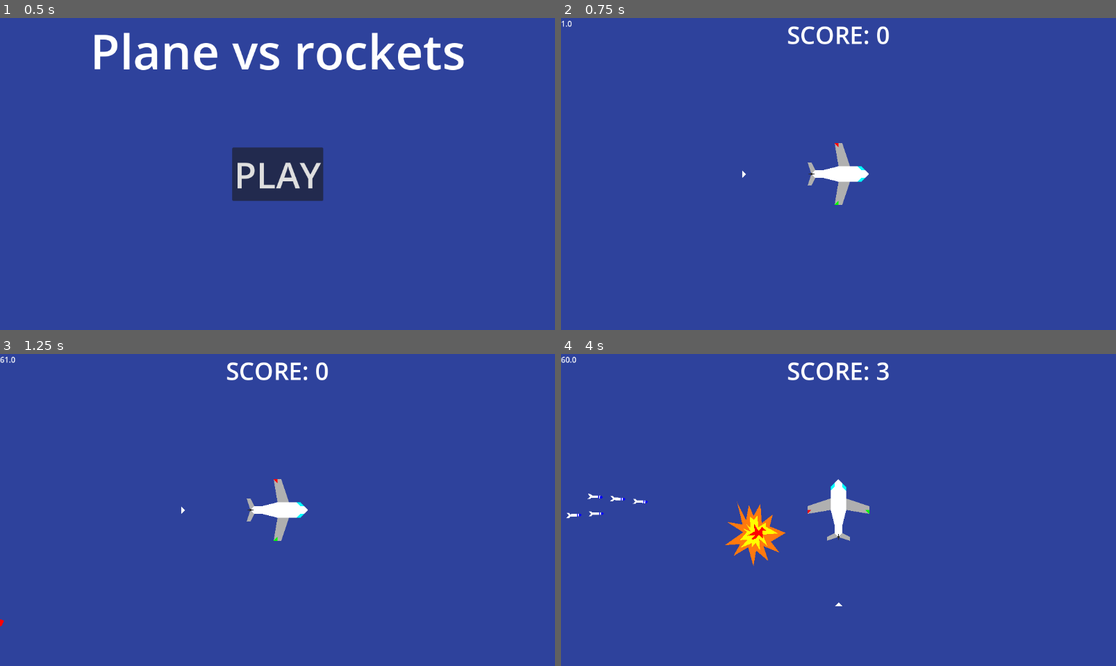
Above: before the commit, frames 1-4 (two rows, left to right).
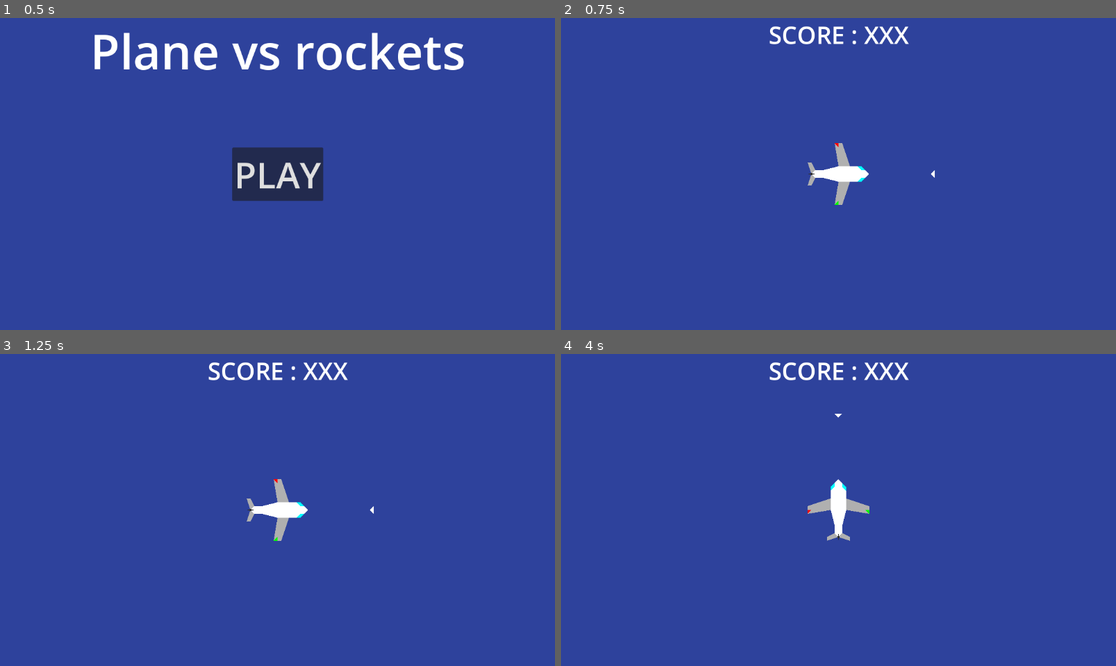
Above: after the commit, the same moments.

Repository: KirigayaRyuunosuke/Godot_Experiments
Game: Godot game, scene res://nodes/menu/menu.tscn
The game is run twice, just before and just after one commit, with the same random seed, the same clock (stepped at 60 frames per second) and the same inputs.
Inputs:
- Up to frame 1 (0.5 s): no input
- Up to frame 2 (0.75 s): click "PLAY" at 0.5 s
- Up to frame 3 (1.25 s): no input
- Up to frame 4 (4 s): tap Enter at 1.25 s; hold Right (move_right) 1.28-2.03 s; tap Space (speed_boost) every 0.75 s from 1.35 to 3.6 s; hold Down (move_down) 2.03-2.78 s; hold Right (move_right) 2.78-3.53 s; hold Up (move_up) from 3.53 s (still down)

Frame 1 is identical in both runs. In frame 2, 0.8% of the frame differs, in the area x 0-68%, y 0-52%; in frame 3, 0.9%; in frame 4, 1.9%, in the area x 0-63%, y 0-81%.
Error after the commit: Parse Error: Could not find type "SQLite" in the current scope. (res://game.gd:3)

Commit message:
sql addon

Diff:
--- a/plane_vs_rockets/game.gd
+++ b/plane_vs_rockets/game.gd
@@ -1,4 +1,6 @@
 extends Node
+
+var database : SQLite
 
 var rockets = [
 	preload("res://nodes/rockets/normal/rocket.tscn"),
@@ -17,7 +19,9 @@
 	get_tree().change_scene_to_file("res://nodes/menu/end.tscn")
 
 func _ready() -> void:
-	pass # Replace with function body.
+	database = SQLite.new()
+	database.path = "res://score.db"
+	database.open_db()
 
 
 func _process(_delta: float) -> void:
Not shown, added: plane_vs_rockets/score.db
